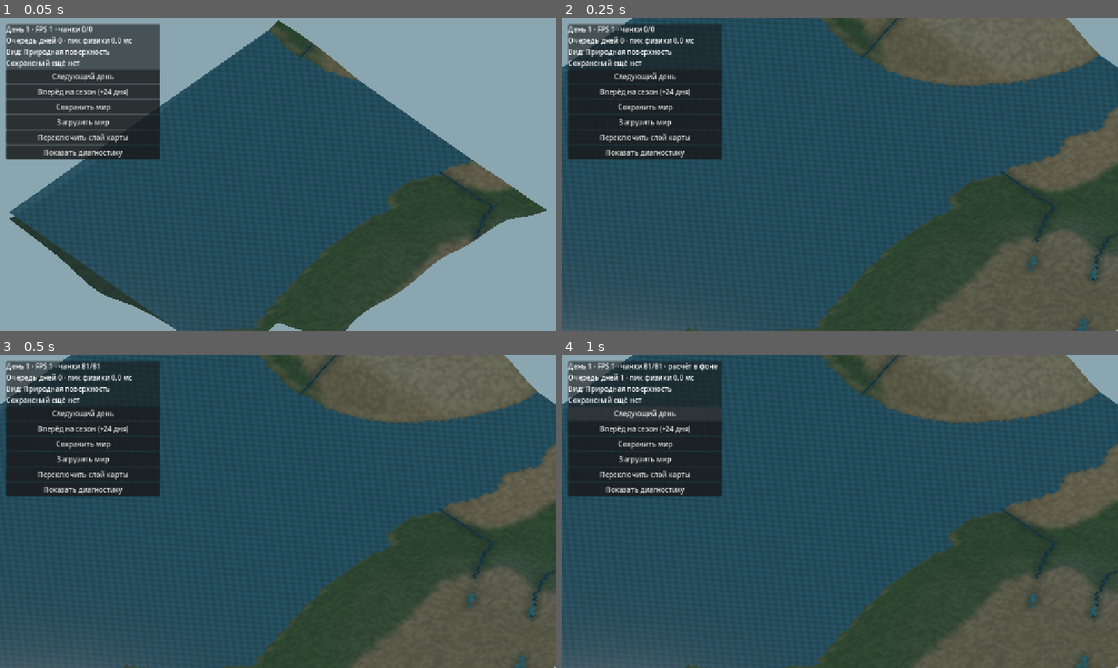
Above: before the commit, frames 1-4 (two rows, left to right).
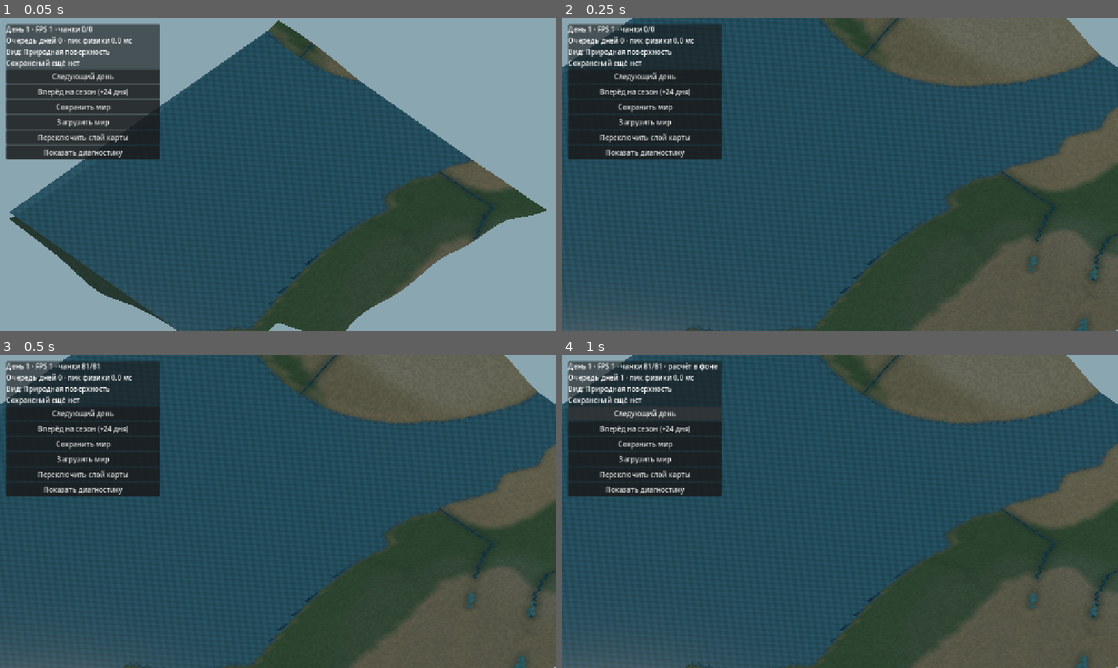
Above: after the commit, the same moments.

Repository: cyrox007/lands-and-ages
Game: Godot game, scene res://scenes/world.tscn
Two runs of this game, one before a commit and one after it. Both use one fixed random seed, a clock stepped at 60 frames per second and the inputs below.
Inputs:
- Up to frame 1 (0.05 s): no input
- Up to frame 2 (0.25 s): no input
- Up to frame 3 (0.5 s): no input
- Up to frame 4 (1 s): click "Следующий день" at 0.5 s

The runs differ from the first frame. In frame 1, 0.1% of the frame differs, in the area x 41-85%, y 5-100%; in frame 2, 0.1%; in frame 3, 0.1%, in the area x 24-99%, y 1-100%; in frame 4, 0.1%.

Commit message:
feat(world): этап 8.2 — контуры берегов и скальные материалы

Diff:
--- a/godot/scripts/water_mesh.gd
+++ b/godot/scripts/water_mesh.gd
@@ -1,12 +1,91 @@
 extends RefCounted
-## Отрисовка только водной поверхности; все её уровни берутся из гидрологии.
+## Отрисовка водной поверхности по действующим отметкам гидрологии.
+## Прибрежные треугольники обрезаются по реальной геометрии грунта.
+
+const WATER_OFFSET := 0.018
+const SHORE_FADE_DEPTH := 0.7
+
 
 static func _quad(tool: SurfaceTool, a: Vector3, b: Vector3,
 		c: Vector3, d: Vector3, tint: Color) -> void:
 	tool.set_color(tint)
 	tool.set_normal(Vector3.UP)
+	tool.set_uv(Vector2(1.0, 0.0))
 	for vertex in [a, b, c, a, c, d]:
 		tool.add_vertex(vertex)
+
+
+static func _clip_submerged_triangle(points: PackedVector2Array,
+		ground: PackedFloat32Array, level: float) -> PackedVector3Array:
+	# X/Y — мировая позиция; Z — глубина для берегового материала.
+	var polygon := PackedVector3Array()
+	var previous := points.size() - 1
+	for current in range(points.size()):
+		var was_wet := ground[previous] <= level
+		var is_wet := ground[current] <= level
+		if was_wet != is_wet:
+			var fraction := clampf((level - ground[previous]) /
+				(ground[current] - ground[previous]), 0.0, 1.0)
+			var edge := points[previous].lerp(points[current], fraction)
+			polygon.append(Vector3(edge.x, edge.y, 0.0))
+		if is_wet:
+			var point := points[current]
+			var depth := clampf((level - ground[current]) /
+				SHORE_FADE_DEPTH, 0.0, 1.0)
+			polygon.append(Vector3(point.x, point.y, depth))
+		previous = current
+	return polygon
+
+
+static func _add_polygon(tool: SurfaceTool, world: RefCounted,
+		polygon: PackedVector3Array, level: float, tint: Color) -> int:
+	if polygon.size() < 3:
+		return 0
+	var added := 0
+	tool.set_color(tint)
+	tool.set_normal(Vector3.UP)
+	for i in range(1, polygon.size() - 1):
+		var a := Vector2(polygon[0].x, polygon[0].y)
+		var b := Vector2(polygon[i].x, polygon[i].y)
+		var c := Vector2(polygon[i + 1].x, polygon[i + 1].y)
+		if absf((b - a).cross(c - a)) < 0.000001:
+			continue
+		for vertex in [polygon[0], polygon[i], polygon[i + 1]]:
+			tool.set_uv(Vector2(vertex.z, 0.0))
+			tool.add_vertex(world.config.to_scene(
+				Vector2(vertex.x, vertex.y), level + WATER_OFFSET))
+		added += 1
+	return added
+
+
+static func _water_cell(tool: SurfaceTool, world: RefCounted,
+		cell: Vector2i, level: float, tint: Color) -> int:
+	var x := cell.x
+	var y := cell.y
+	var a := Vector2i(x, y)
+	var b := Vector2i(x + 1, y)
+	var c := Vector2i(x, y + 1)
+	var d := Vector2i(x + 1, y + 1)
+	var ha: float = world.vertex_at(a)
+	var hb: float = world.vertex_at(b)
+	var hc: float = world.vertex_at(c)
+	var hd: float = world.vertex_at(d)
+	if maxf(maxf(ha, hb), maxf(hc, hd)) <= level:
+		_quad(tool, world.config.to_scene(Vector2(a), level + WATER_OFFSET),
+			world.config.to_scene(Vector2(b), level + WATER_OFFSET),
+			world.config.to_scene(Vector2(d), level + WATER_OFFSET),
+			world.config.to_scene(Vector2(c), level + WATER_OFFSET), tint)
+		return 2
+
+	# Разбиение совпадает с диагональю физического меша Chunk.
+	var first := _clip_submerged_triangle(
+		PackedVector2Array([Vector2(a), Vector2(c), Vector2(b)]),
+		PackedFloat32Array([ha, hc, hb]), level)
+	var second := _clip_submerged_triangle(
+		PackedVector2Array([Vector2(d), Vector2(b), Vector2(c)]),
+		PackedFloat32Array([hd, hb, hc]), level)
+	return _add_polygon(tool, world, first, level, tint) + \
+		_add_polygon(tool, world, second, level, tint)
 
 
 static func create_mesh(world: RefCounted, hydro: RefCounted, chunk: Vector2i,
@@ -25,7 +104,7 @@
 			var index: int = hydro.cell_index(cell)
 			if not hydro.has_water(index):
 				continue
-			var level: float = hydro.level_at(index) + 0.018
+			var level: float = hydro.level_at(index)
 			var lake: bool = hydro.lake_at(index)
 			var ocean: bool = hydro.ocean_at(index)
 			var river: bool = hydro.river_at(index)
@@ -38,40 +117,33 @@
 				color = Color(0.22, 0.37, 0.38, 0.83)
 			if surface != null:
 				var frost: float = surface.frost_at_index(index)
-				# Лёд проявляется постепенно по мере промерзания воды.
 				var ice: float = smoothstep(0.20, 0.90, frost)
 				color = color.lerp(Color(0.77, 0.86, 0.89, 0.96), ice)
 			if ocean or lake or not river:
-				var a: Vector3 = world.config.to_scene(Vector2(x, y), level)
-				var b: Vector3 = world.config.to_scene(Vector2(x + 1, y), level)
-				var c: Vector3 = world.config.to_scene(Vector2(x + 1, y + 1), level)
-				var d: Vector3 = world.config.to_scene(Vector2(x, y + 1), level)
-				_quad(tool, a, b, c, d, color)
-				added += 1
+				added += _water_cell(tool, world, cell, level, color)
 				continue
 
-			# Течение — лента от середины клетки к её следующему узлу.
+			# Русло сохраняет прежнюю физически связанную ленту.
 			var next: int = hydro.downstream_of(index)
 			var start := Vector2(float(x) + 0.5, float(y) + 0.5)
 			var finish := start
-			var end_level := level
+			var end_level := level + WATER_OFFSET
 			if next >= 0:
 				var target: Vector2i = hydro.cell_from_index(next)
 				finish = Vector2(float(target.x) + 0.5, float(target.y) + 0.5)
 				if hydro.has_water(next):
-					end_level = hydro.level_at(next) + 0.018
+					end_level = hydro.level_at(next) + WATER_OFFSET
 				else:
 					end_level = world.height_at(finish) + 0.06
 			else:
 				finish += Vector2(0.0, 0.18)
 			var direction := (finish - start).normalized()
-			var normal := Vector2(-direction.y, direction.x) * 0.24
-			var a: Vector3 = world.config.to_scene(start - normal, level)
-			var b: Vector3 = world.config.to_scene(start + normal, level)
-			var c: Vector3 = world.config.to_scene(finish + normal, end_level)
-			var d: Vector3 = world.config.to_scene(finish - normal, end_level)
-			_quad(tool, a, b, c, d, color)
-			added += 1
+			var side := Vector2(-direction.y, direction.x) * 0.24
+			_quad(tool, world.config.to_scene(start - side, level + WATER_OFFSET),
+				world.config.to_scene(start + side, level + WATER_OFFSET),
+				world.config.to_scene(finish + side, end_level),
+				world.config.to_scene(finish - side, end_level), color)
+			added += 2
 	if added > 0:
 		tool.commit(result)
 	return result
--- a/godot/shaders/natural_ground.gdshader
+++ b/godot/shaders/natural_ground.gdshader
@@ -1,12 +1,14 @@
 shader_type spatial;
 render_mode cull_disabled, diffuse_burley, specular_schlick_ggx;
 
-// Цвет вершин хранит реальную почву, снег и береговую влажность.
-// Только мелкая фактура создаётся на GPU и не влияет на физику.
-varying vec2 ground_position;
+// Физические высоты и состав грунта остаются в модели мира.
+// Мелкая зернистость и слоистость скал задают лишь освещение материала.
+varying vec3 ground_position;
+varying float ground_steepness;
 
 void vertex() {
-	ground_position = (MODEL_MATRIX * vec4(VERTEX, 1.0)).xz;
+	ground_position = (MODEL_MATRIX * vec4(VERTEX, 1.0)).xyz;
+	ground_steepness = 1.0 - clamp(abs(NORMAL.y), 0.0, 1.0);
 }
 
 float detail_noise(vec2 position) {
@@ -21,8 +23,17 @@
 }
 
 void fragment() {
-	float grain = detail_noise(ground_position * 1.3);
-	ALBEDO = clamp(COLOR.rgb * (0.90 + grain * 0.18), vec3(0.0), vec3(1.0));
-	ROUGHNESS = 0.97;
+	float broad = detail_noise(ground_position.xz * 0.52);
+	float grain = detail_noise(ground_position.xz * 2.4);
+	float cliff = smoothstep(0.12, 0.52, ground_steepness);
+	float strata = sin(ground_position.y * 10.0 + ground_position.x * 0.65 + broad * 2.2);
+	float layered = mix(1.0, 0.91 + 0.075 * strata, cliff);
+	float brightness = (0.97 + (grain - 0.5) * 0.13) * layered;
+
+	// На заснеженных склонах темные полосы породы не проявляются.
+	float snow = smoothstep(0.71, 0.85, min(COLOR.r, min(COLOR.g, COLOR.b)));
+	brightness = mix(brightness, 0.99 + grain * 0.015, snow);
+	ALBEDO = clamp(COLOR.rgb * brightness, vec3(0.0), vec3(1.0));
+	ROUGHNESS = mix(0.97, 0.88, cliff);
 	METALLIC = 0.0;
 }
--- a/godot/shaders/natural_water.gdshader
+++ b/godot/shaders/natural_water.gdshader
@@ -1,7 +1,8 @@
 shader_type spatial;
 render_mode cull_disabled, depth_draw_opaque, diffuse_burley, specular_schlick_ggx;
 
-// Лёгкая рябь не сдвигает вершины: уровень воды остаётся физическим.
+// UV.x задаёт глубину у берега: 0 на пересечении с сушей, 1 в глубине.
+// Рябь и светлая кромка не сдвигают вершины и не влияют на гидрологию.
 varying vec2 water_position;
 
 void vertex() {
@@ -11,10 +12,13 @@
 void fragment() {
 	float ripple = sin(water_position.x * 2.6 + TIME * 0.68)
 		* sin(water_position.y * 3.1 - TIME * 0.51);
-	float shimmer = ripple * 0.045;
-	ALBEDO = clamp(COLOR.rgb + vec3(shimmer * 0.38, shimmer * 0.67, shimmer),
-		vec3(0.0), vec3(1.0));
-	ROUGHNESS = 0.25;
+	float edge = 1.0 - smoothstep(0.02, 0.68, UV.x);
+	float glint = ripple * 0.045;
+	vec3 foam = vec3(0.28, 0.32, 0.30) * edge *
+		(0.48 + 0.20 * abs(ripple));
+	ALBEDO = clamp(COLOR.rgb + vec3(glint * 0.38, glint * 0.67, glint)
+		+ foam, vec3(0.0), vec3(1.0));
+	ROUGHNESS = mix(0.25, 0.38, edge);
 	METALLIC = 0.0;
-	ALPHA = COLOR.a;
+	ALPHA = COLOR.a * (1.0 - edge * 0.15);
 }
--- /dev/null
+++ b/godot/tests/natural_shoreline_visual_smoke.gd
@@ -0,0 +1,154 @@
+extends SceneTree
+## Этап 8.2: береговая геометрия зависит от физических высот.
+## Визуальные материалы не изменяют карту и гидрологию.
+
+const Config = preload("res://scripts/world_config.gd")
+const WorldMap = preload("res://scripts/world_map.gd")
+const Hydrology = preload("res://scripts/hydrology.gd")
+const Surface = preload("res://scripts/surface.gd")
+const WaterMesh = preload("res://scripts/water_mesh.gd")
+const GroundShader = preload("res://shaders/natural_ground.gdshader")
+const WaterShader = preload("res://shaders/natural_water.gdshader")
+
+var failures: Array[String] = []
+
+
+func _check(ok: bool, reason: String) -> void:
+	if not ok:
+		failures.append(reason)
+
+
+func _check_clipping() -> void:
+	var triangle := PackedVector2Array([
+		Vector2(0.0, 0.0), Vector2(0.0, 1.0), Vector2(1.0, 0.0)
+	])
+	var partly := WaterMesh._clip_submerged_triangle(triangle,
+		PackedFloat32Array([-1.0, 1.0, -1.0]), 0.0)
+	_check(partly.size() == 4, "Берег пересекает склон по двум ребрам")
+	var wet := 0
+	var edge := 0
+	for point in partly:
+		_check(point.x >= 0.0 and point.y >= 0.0 and
+			point.x + point.y <= 1.00001, "Кромка остается внутри клетки")
+		_check(-1.0 + 2.0 * point.y <= 0.00001,
+			"Водный полигон не перекрывает участок над уровнем воды")
+		_check(point.z >= 0.0 and point.z <= 1.0,
+			"Глубина береговой фактуры в диапазоне 0..1")
+		if point.z < 0.00001:
+			edge += 1
+		else:
+			wet += 1
+	_check(edge == 2 and wet == 2,
+		"У пересечения есть два края и две подводные вершины")
+
+	var full := WaterMesh._clip_submerged_triangle(triangle,
+		PackedFloat32Array([-2.0, -2.0, -2.0]), 0.0)
+	var dry := WaterMesh._clip_submerged_triangle(triangle,
+		PackedFloat32Array([2.0, 2.0, 2.0]), 0.0)
+	_check(full.size() == 3 and dry.is_empty(),
+		"Сухие и полностью затопленные треугольники различаются")
+	for point in full:
+		_check(is_equal_approx(point.z, 1.0),
+			"В глубокой воде береговая кромка не появляется")
+
+
+func _check_world_meshes() -> void:
+	var world := WorldMap.new(Config.new(64, 48, 1729, 16, 32))
+	var hydro := Hydrology.new(world)
+	hydro.rebuild()
+	var surface := Surface.new(world, hydro)
+	surface.rebuild()
+	var map_before: Dictionary = world.to_data()
+	var hydro_before: Dictionary = hydro.to_snapshot()
+	var surface_before: Dictionary = surface.to_snapshot()
+	var coastal_cells := 0
+	for y in range(world.config.height):
+		for x in range(world.config.width):
+			var cell := Vector2i(x, y)
+			var index: int = hydro.cell_index(cell)
+			if not hydro.has_water(index):
+				continue
+			if hydro.river_at(index) and not hydro.lake_at(index) and \
+					not hydro.ocean_at(index):
+				continue
+			var level: float = hydro.level_at(index)
+			var high := -INF
+			var low := INF
+			for corner in [
+				cell, cell + Vector2i(1, 0),
+				cell + Vector2i(0, 1), cell + Vector2i(1, 1)
+			]:
+				var height: float = world.vertex_at(corner)
+				high = maxf(high, height)
+				low = minf(low, height)
+			if low < level - 0.01 and high > level + 0.01:
+				coastal_cells += 1
+
+	var started := Time.get_ticks_usec()
+	var vertices_count := 0
+	var edge_vertices := 0
+	for cy in range(world.config.chunk_count().y):
+		for cx in range(world.config.chunk_count().x):
+			var mesh: ArrayMesh = WaterMesh.create_mesh(
+				world, hydro, Vector2i(cx, cy), surface)
+			if mesh.get_surface_count() == 0:
+				continue
+			var arrays: Array = mesh.surface_get_arrays(0)
+			var vertices: PackedVector3Array = arrays[Mesh.ARRAY_VERTEX]
+			var uv: PackedVector2Array = arrays[Mesh.ARRAY_TEX_UV]
+			_check(uv.size() == vertices.size(),
+				"Все вершины воды имеют береговые UV")
+			_check(vertices.size() <= 256 * 24,
+				"Берег не увеличивает сетку больше защитного лимита")
+			vertices_count += vertices.size()
+			for i in range(mini(vertices.size(), uv.size())):
+				var point: Vector3 = vertices[i]
+				var depth: float = uv[i].x
+				_check(is_finite(point.x) and is_finite(point.y) and
+					is_finite(point.z), "Геометрия воды конечна")
+				_check(is_finite(depth) and depth >= 0.0 and depth <= 1.0,
+					"UV воды содержит допустимую глубину")
+				if depth < 0.999:
+					edge_vertices += 1
+
+	var elapsed := Time.get_ticks_usec() - started
+	_check(coastal_cells > 0, "На тестовой карте есть физическая береговая линия")
+	_check(edge_vertices > 0,
+		"GPU-полигоны содержат плавную береговую кромку")
+	_check(vertices_count > 0, "Вода реально попала в GPU-меши")
+	_check(elapsed < 10000000, "Генерация водных чанков укладывается в 10 секунд")
+	_check(world.to_data() == map_before and
+		hydro.to_snapshot() == hydro_before and
+		surface.to_snapshot() == surface_before,
+		"Отрисовка не меняет физику, сток, снег и грунты")
+	print("Этап 8.2: береговых клеток ", coastal_cells,
+		", береговых вершин ", edge_vertices,
+		", вершин воды ", vertices_count,
+		", время ", elapsed, " мкс")
+
+
+func _check_shaders() -> void:
+	_check(GroundShader is Shader and WaterShader is Shader,
+		"Шейдеры грунта и воды загружаются")
+	_check(GroundShader.code.contains("ground_steepness") and
+		GroundShader.code.contains("strata"),
+		"Слоистость гор зависит от уклона, а не новой карты высот")
+	_check(WaterShader.code.contains("UV.x") and
+		WaterShader.code.contains("ALPHA"),
+		"Береговая фактура читает глубину и сохраняет прозрачность")
+	_check(not GroundShader.code.contains("VERTEX =") and
+		not WaterShader.code.contains("VERTEX ="),
+		"Шейдеры не изменяют физические вершины")
+
+
+func _initialize() -> void:
+	_check_clipping()
+	_check_world_meshes()
+	_check_shaders()
+	if not failures.is_empty():
+		for reason in failures.slice(0, 20):
+			push_error("Этап 8.2: " + reason)
+		quit(1)
+		return
+	print("Этап 8.2: скальные материалы и геометрия берега — успешно.")
+	quit(0)
Not shown, added: docs/WORLD-STAGE-8-2.md
